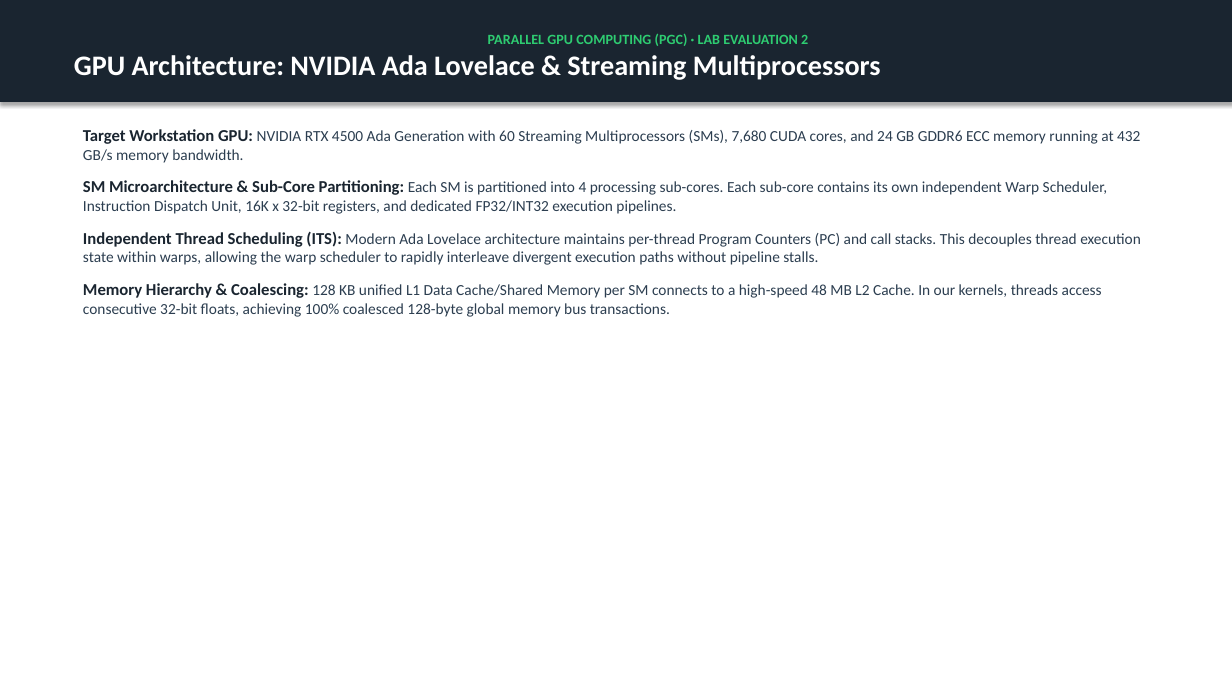
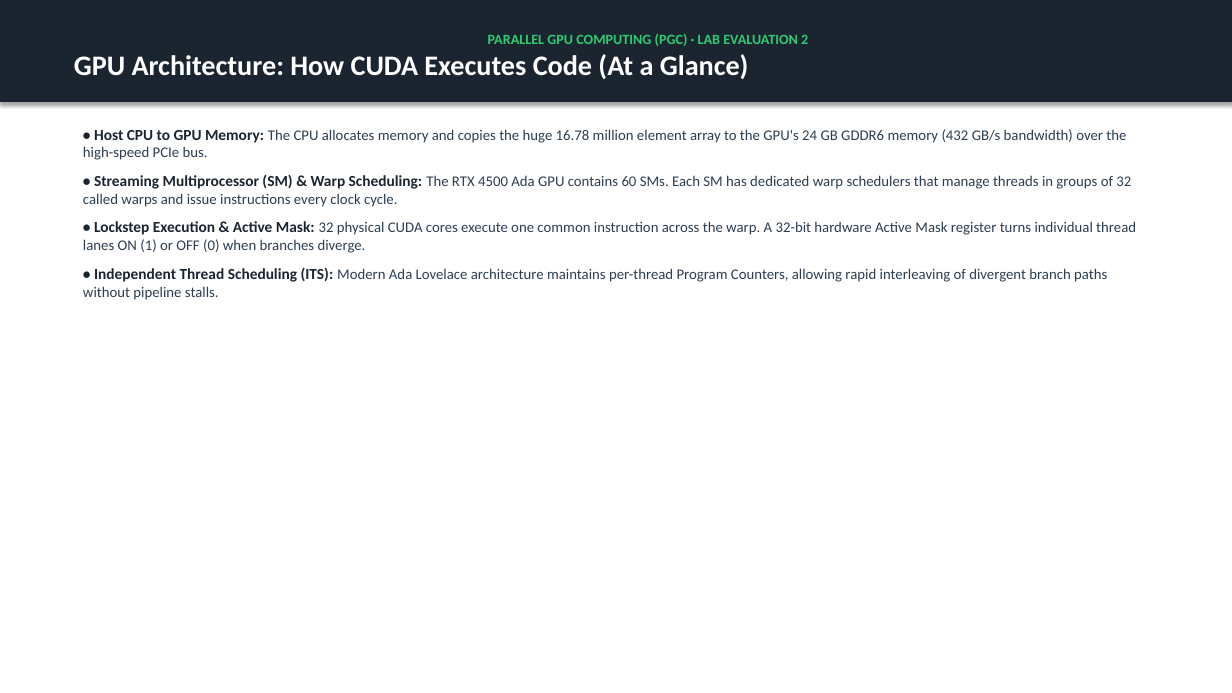
Before and after one commit to jaideep67/Parallel-Gpu-Computing, a slide deck: slide 2 of lab2_evaluation/presentation/PGC_Lab2_Warp_Divergence_Evaluation.pptx. Drawn at 1232x693 pixels with LibreOffice and Linux fonts; fonts in the diff are those of the drawing. Boxes give left, top, right and bottom in pixels: in the first picture for what was removed or moved away, otherwise in the second. Text is boxed around its words. In the diff, an @@ line names an element or a change of style, - is before the commit and + after.

Commit message:
Refactor README and presentation: Simple architecture, 3-4 points per checkpoint, and 2-3 sentence graph explanations

```diff
--- a/lab2_evaluation/presentation/PGC_Lab2_Warp_Divergence_Evaluation.pptx
+++ b/lab2_evaluation/presentation/PGC_Lab2_Warp_Divergence_Evaluation.pptx
@@ text in rectangle at bbox=[74, 54, 749, 79]: text changed @@
-GPU Architecture: NVIDIA Ada Lovelace & Streaming Multiprocessors
+GPU Architecture: How CUDA Executes Code (At a Glance)
@@ text at bbox=[83, 129, 1136, 300]: text changed; size 12 to 11.5 pt @@
-Target Workstation GPU: NVIDIA RTX 4500 Ada Generation with 60 Streaming Multiprocessors (SMs), 7,680 CUDA cores, and 24 GB GDDR6 ECC memory running at 432 GB/s memory bandwidth.
-SM Microarchitecture & Sub-Core Partitioning: Each SM is partitioned into 4 processing sub-cores. Each sub-core contains its own independent Warp Scheduler, Instruction Dispatch Unit, 16K x 32-bit registers, and dedicated FP32/INT32 execution pipelines.
-Independent Thread Scheduling (ITS): Modern Ada Lovelace architecture maintains per-thread Program Counters (PC) and call stacks. This decouples thread execution state within warps, allowing the warp scheduler to rapidly interleave divergent execution paths without pipeline stalls.
-Memory Hierarchy & Coalescing: 128 KB unified L1 Data Cache/Shared Memory per SM connects to a high-speed 48 MB L2 Cache. In our kernels, threads access consecutive 32-bit floats, achieving 100% coalesced 128-byte global memory bus transactions.
+• Host CPU to GPU Memory: The CPU allocates memory and copies the huge 16.78 million element array to the GPU's 24 GB GDDR6 memory (432 GB/s bandwidth) over the high-speed PCIe bus.
+• Streaming Multiprocessor (SM) & Warp Scheduling: The RTX 4500 Ada GPU contains 60 SMs. Each SM has dedicated warp schedulers that manage threads in groups of 32 called warps and issue instructions every clock cycle.
+• Lockstep Execution & Active Mask: 32 physical CUDA cores execute one common instruction across the warp. A 32-bit hardware Active Mask register turns individual thread lanes ON (1) or OFF (0) when branches diverge.
+• Independent Thread Scheduling (ITS): Modern Ada Lovelace architecture maintains per-thread Program Counters, allowing rapid interleaving of divergent branch paths without pipeline stalls.
```
Also in this commit, not shown: 5 other slides changed, 1 slide added, 1 slide removed, 2 other files.
